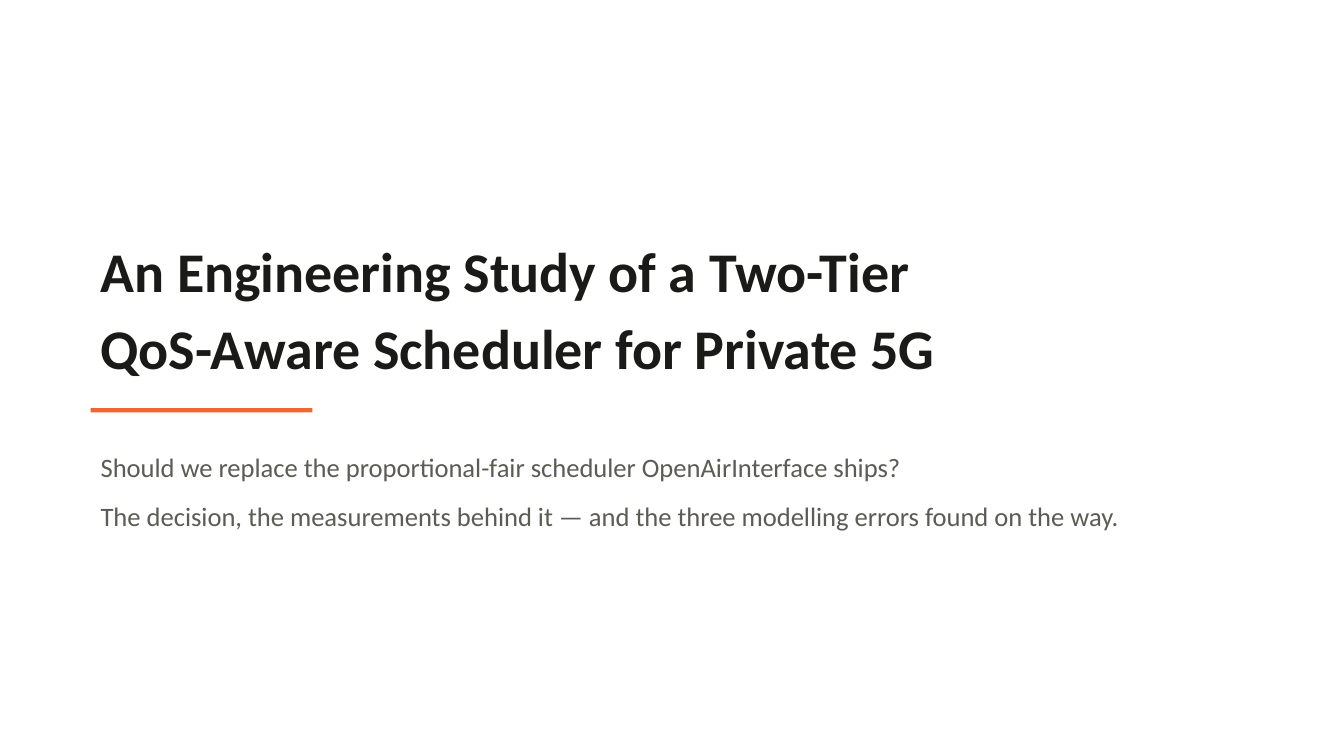
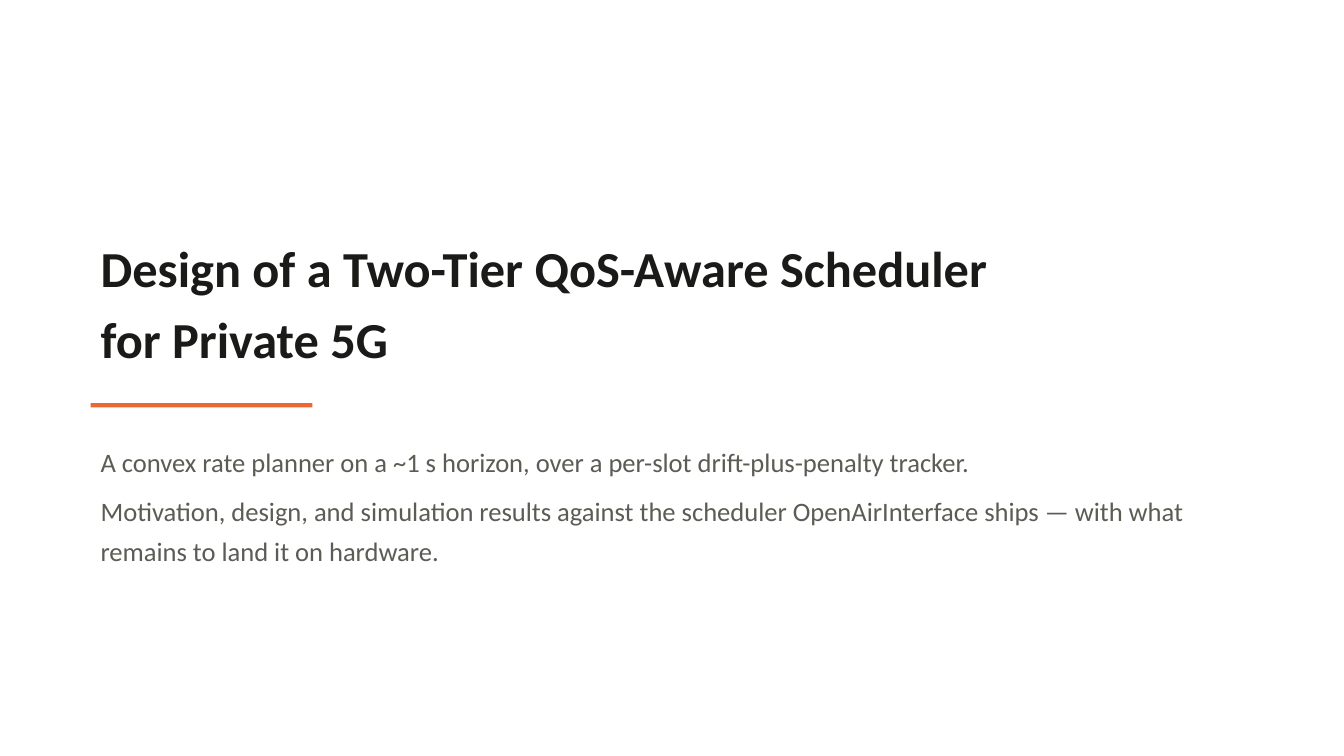
Before and after one commit to rahulnetsc/5g-qos-stack-personal, a slide deck: slide 1 of deck/two-tier-scheduler.pptx. Drawn at 1344x756 pixels with LibreOffice and Linux fonts; fonts in the diff are those of the drawing. Boxes give left, top, right and bottom in pixels: in the first picture for what was removed or moved away, otherwise in the second. Text is boxed around its words. In the diff, an @@ line names an element or a change of style, - is before the commit and + after.

```diff
--- a/deck/two-tier-scheduler.pptx
+++ b/deck/two-tier-scheduler.pptx
@@ text at (x1=101, y1=251, x2=987, y2=359): text changed; size 40 to 36 pt @@
-An Engineering Study of a Two-Tier
-QoS-Aware Scheduler for Private 5G
+Design of a Two-Tier QoS-Aware Scheduler
+for Private 5G
@@ rectangle moved from (x1=91, y1=408, x2=313, y2=412) to (x1=91, y1=403, x2=313, y2=407) @@
@@ text at (x1=101, y1=453, x2=1183, y2=561): text changed @@
-Should we replace the proportional-fair scheduler OpenAirInterface ships?
-The decision, the measurements behind it — and the three modelling errors found on the way.
+A convex rate planner on a ~1 s horizon, over a per-slot drift-plus-penalty tracker.
+Motivation, design, and simulation results against the scheduler OpenAirInterface ships — with what remains to land it on hardware.
```
Also in this commit, not shown: 4 other slides changed, 6 slides added, 6 slides removed, 3 other files.
